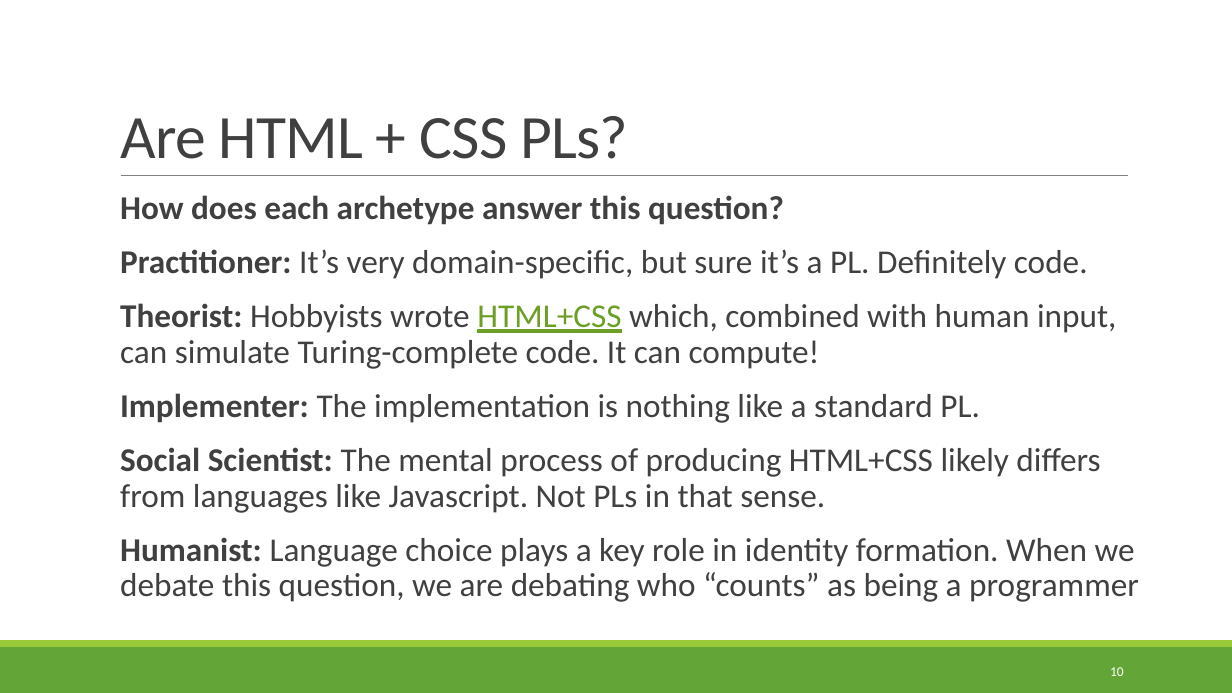
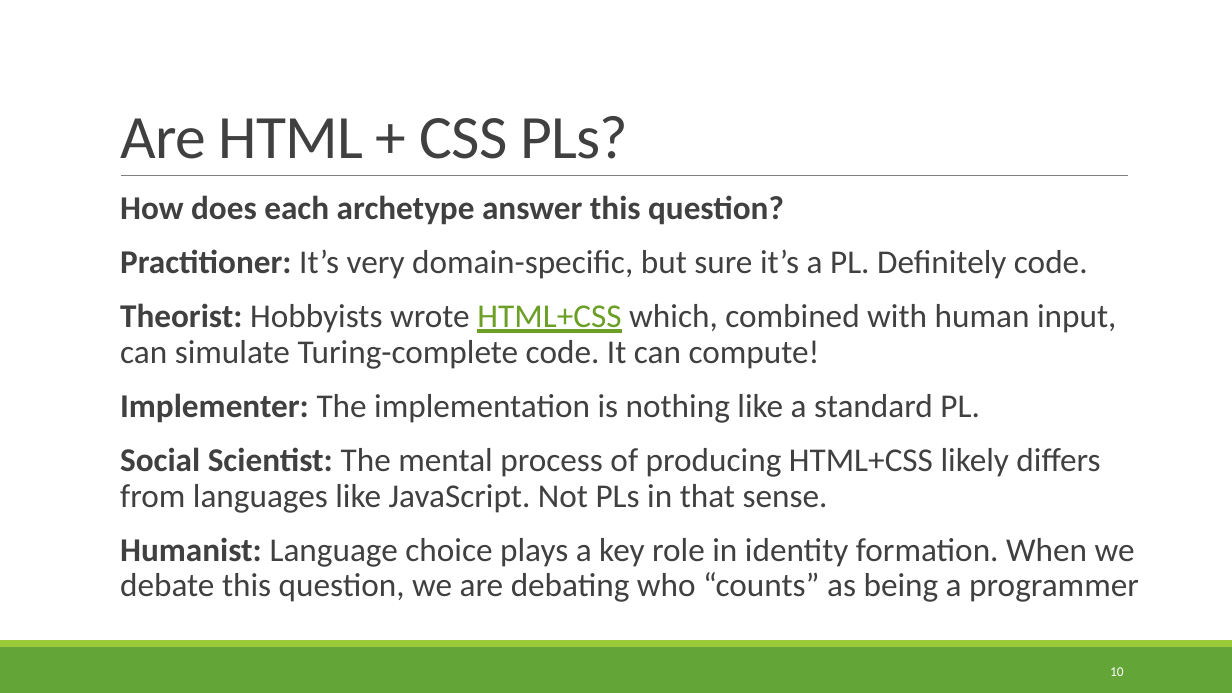
Before and after one commit to rbohrer/pl-course, a slide deck: slide 10 of LectureSlides/99Diagrams.pptx. Drawn at 1232x693 pixels with LibreOffice and Linux fonts; fonts in the diff are those of the drawing. Boxes give left, top, right and bottom in pixels: in the first picture for what was removed or moved away, otherwise in the second. Text is boxed around its words. In the diff, an @@ line names an element or a change of style, - is before the commit and + after.

```diff
--- a/LectureSlides/99Diagrams.pptx
+++ b/LectureSlides/99Diagrams.pptx
@@ text at (x1=120, y1=447, x2=1100, y2=513): text changed @@
-  Social Scientist: The mental process of producing HTML+CSS likely differs from languages like Javascript. Not PLs in that sense.
+  Social Scientist: The mental process of producing HTML+CSS likely differs from languages like JavaScript. Not PLs in that sense.
```
